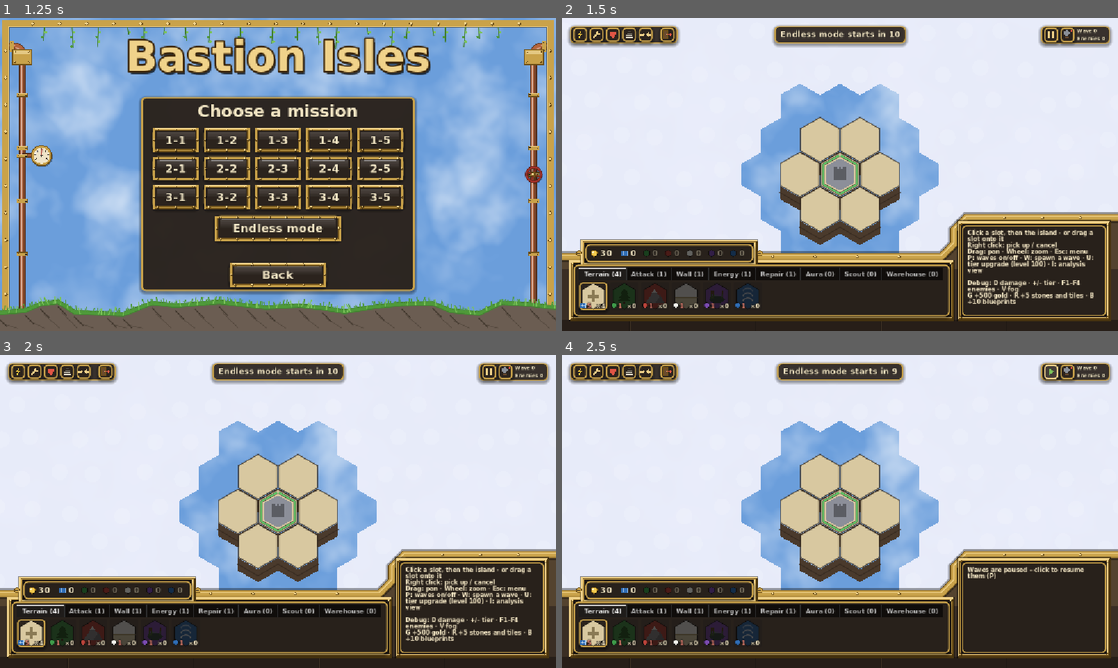
Above: before the commit, frames 1-4 (two rows, left to right).
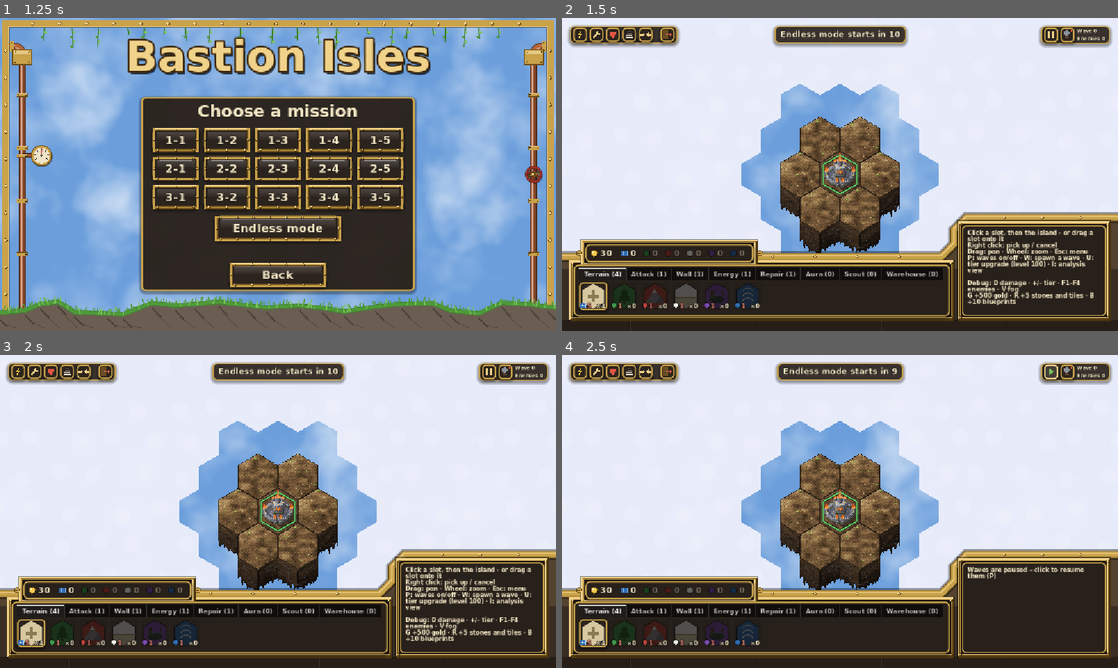
Above: after the commit, the same moments.

Repository: PfeiferSebastian/bastion-isles
Game: Godot game, scene res://scenes/ui/main_menu.tscn
Two runs of this game, one before a commit and one after it. Both use one fixed random seed, a clock stepped at 60 frames per second and the inputs below.
Inputs (mouse positions are in pixels of both pictures, inside the frame that each line leads up to):
- Up to frame 1 (1.25 s): click "Start" at 0.5 s
- Up to frame 2 (1.5 s): click "Endless mode" at 1.25 s
- Up to frame 3 (2 s): no input
- Up to frame 4 (2.5 s): click (1051, 370) at 2.02 s

Frame 1 is identical in both runs. In frame 2, 6.4% of the frame differs, in the area x 39-61%, y 31-76%; in frame 3, 6.4%; in frame 4, 6.4%.

Commit message:
Add pixel-art terrain tiles made in Aseprite
Every biome gets four 56x96 pixel tiles (same layout as the painted
Baumgart set) plus undersides and a castle tile for the HQ, generated by
tools/aseprite/terrain_tiles.lua with editable .aseprite sources.
TerrainArt now uses them, the island view draws them with nearest
filtering at full brightness, mountain buildings are grey stone and
combined buildings let the ground show through.

Co-Authored-By: Claude Opus 5.5 <noreply@anthropic.com>

Diff:
--- a/main.tscn
+++ b/main.tscn
@@ -21,7 +21,7 @@
 
 [node name="IslandView" type="Node2D" parent="."]
 script = ExtResource("3_island")
-texture_filter = 4
+texture_filter = 1
 placeable_scene = ExtResource("4_tower")
 load_saved = true
 
--- a/scripts/island/island_view.gd
+++ b/scripts/island/island_view.gd
@@ -21,10 +21,10 @@
 const GHOST_ALPHA := 0.45
 ## Tint for the art of a tile destroyed in battle.
 const WASTELAND_TINT := Color(0.38, 0.28, 0.22)
-## Interim tier display: biome colours get darker with every tier (light = 0, dark = 7).
+## Interim tier display for the plain coloured hexes: darker with every tier (light = 0, dark = 7).
 const TIER_SHADE_PER_LEVEL := 0.06
-## Base tint for all tile art: slightly muted so towers, rings and overlays stand out.
-const ART_TINT := Color(0.86, 0.86, 0.86)
+## Tile art only darkens slightly with every tier above 1 (the tier label shows the rest).
+const ART_TIER_SHADE := 0.02
 const REPAIR_COLOR := Color("5fd068")
 const HP_RING_SCALE := 0.84
 const HP_RING_WIDTH := 3.0
@@ -404,7 +404,7 @@
 	for coord in ordered:
 		var c := HexMath.to_pixel(coord, hex_size)
 		if art:
-			_canvas.draw_texture_rect(TerrainArt.underside(), TerrainArt.underside_rect(c, hex_size), false)
+			_canvas.draw_texture_rect(TerrainArt.underside(coord), TerrainArt.underside_rect(c, hex_size), false)
 		else:
 			_draw_plain_underside(c)
 	for coord in ordered:
@@ -443,10 +443,10 @@
 	_canvas = self
 
 
-## Fallback without the purchased art: a flat coloured hex (and a drawn keep for the HQ).
+## Fallback without the tile art: a flat coloured hex (and a drawn keep for the HQ).
 func _draw_plain_tile(tile: IslandTile, center: Vector2, shade: Color) -> void:
 	var hex := _offset(_scaled(_hex_points, 0.96), center)
-	var color := Biome.color_of(tile.biome) * Color(shade.r / ART_TINT.r, shade.g / ART_TINT.g, shade.b / ART_TINT.b)
+	var color := Biome.color_of(tile.biome) * (shade if tile.destroyed else Color.WHITE.darkened(TIER_SHADE_PER_LEVEL * tile.tier))
 	_canvas.draw_colored_polygon(hex, color)
 	_canvas.draw_polyline(_closed(hex), Color(0.2, 0.16, 0.12, 0.7), 2.0, true)
 	if tile.is_hq:
@@ -469,9 +469,9 @@
 	_canvas.draw_polyline(PackedVector2Array([p[3] + Vector2(0, h * 0.5), p[2] + Vector2(0, h * 0.5), p[1] + Vector2(0, h * 0.5)]), Color("3a2d22"), 2.0, true)
 
 
-## Tint for a tile's art: darker with every tier (interim tier display).
+## Tint for a tile's art: full brightness at Tier 1, a little darker with every tier above.
 static func tile_shade(tile: IslandTile) -> Color:
-	return ART_TINT.darkened(TIER_SHADE_PER_LEVEL * tile.tier)
+	return Color.WHITE.darkened(ART_TIER_SHADE * (tile.tier - 1))
 
 
 ## Tints every tile for the active overlay (chosen with the HUD's overlay icons).
--- a/scripts/island/terrain_art.gd
+++ b/scripts/island/terrain_art.gd
@@ -1,50 +1,50 @@
 class_name TerrainArt
 extends RefCounted
-## Painted hex tiles for each biome (third-party art, see assets/third_party/hex_terrain_basic).
+## Pixel-art hex tiles for each biome (made in Aseprite by tools/aseprite/terrain_tiles.lua,
+## sources in assets/art/terrain/src).
 ##
-## The art is 256×384: a 256×256 hex sits in the lower part (top vertex at y 128, centre at
-## y 256), the space above lets mountains and trees overlap the row behind. It is drawn
-## stretched onto our regular hex, so it lines up with the grid and the overlays.
+## A tile is 56×96: the pointy-top hex sits in the lower part (top vertex at y 32, centre at
+## y 64), the space above lets trees and peaks overlap the row behind. Same layout as the
+## painted Baumgart set, so it is drawn stretched onto our regular hex and lines up with the
+## grid and the overlays. The island view draws it with nearest filtering to keep the pixels sharp.
 
-const DIR := "res://assets/third_party/hex_terrain_basic/"
+const DIR := "res://assets/art/terrain/"
 const VARIANTS := 4
 
 ## Tile name per biome; each has the variants 00–03.
 const TILE_NAMES := {
 	Biome.Type.NEUTRAL: "hexDirt",
-	Biome.Type.FOREST: "hexForestBroadleaf",
+	Biome.Type.FOREST: "hexForest",
 	Biome.Type.MOUNTAIN: "hexMountain",
-	Biome.Type.PLAINS: "hexDesertDunes",
-	Biome.Type.SWAMP: "hexMarsh",
-	Biome.Type.LAKE: "hexOcean",
+	Biome.Type.PLAINS: "hexDunes",
+	Biome.Type.SWAMP: "hexSwamp",
+	Biome.Type.LAKE: "hexLake",
 }
-## Mountains start as highlands and only become the big snowy mountains from this tier.
+## Mountains start as highlands and only get their peaks from this tier.
 const BIG_MOUNTAIN_TIER := 4
-## Rocky underside drawn below the island's edge tiles.
-const UNDERSIDE := "under/hexUnderDirt00.png"
-## The HQ: a castle on a mountain (sample tile from the same artist, free to use as-is).
-const HQ := "samples/medieval-fantasy_locations/hexMountainCastle00.png"
+## Rocky underside drawn below the island's edge tiles (variants 00–03).
+const UNDERSIDE := "underDirt"
+## The HQ: a dark walled castle on scorched ground.
+const HQ := "hexCastle00.png"
 
-## Plain coloured hexes are drawn even when the purchased art is installed (the art stays
-## available for later: set this to false to use it again).
-static var force_colours := true
+## Plain coloured hexes instead of the tiles (for testing the prototype look).
+static var force_colours := false
 
 static var _cache := {}
 static var _available: Variant = null
 
 
-## True when the purchased tile art is installed. It is not part of the repository; without
-## it the island is drawn as plain coloured hexes, so the project runs for everyone.
+## True when the tiles are there; without them the island is drawn as plain coloured hexes.
 static func available() -> bool:
 	if force_colours:
 		return false
 	if _available == null:
-		_available = ResourceLoader.exists(DIR + "tiles/hexDirt00.png")
+		_available = ResourceLoader.exists(DIR + "hexDirt00.png")
 	return _available
 
 
-## The art for `tile`: the castle for the HQ, otherwise one of its biome's variants,
-## picked stably from the tile's coordinate.
+## The art for `tile`: the castle for the HQ, otherwise one of its biome's variants, picked
+## stably from the tile's coordinate.
 static func for_tile(tile: IslandTile) -> Texture2D:
 	if tile.is_hq:
 		return _load(HQ)
@@ -60,11 +60,11 @@
 
 
 static func variant(name: String, coord: Vector2i) -> Texture2D:
-	return _load("tiles/%s%02d.png" % [name, absi(coord.x * 7 + coord.y * 13) % VARIANTS])
+	return _load("%s%02d.png" % [name, absi(coord.x * 7 + coord.y * 13) % VARIANTS])
 
 
-static func underside() -> Texture2D:
-	return _load(UNDERSIDE)
+static func underside(coord: Vector2i) -> Texture2D:
+	return variant(UNDERSIDE, coord)
 
 
 ## Where to draw a tile so its hex covers the hex of size `hex_size` centred on `center`.
--- a/scripts/objects/tower_art.gd
+++ b/scripts/objects/tower_art.gd
@@ -12,7 +12,7 @@
 const MATERIALS := {
 	Biome.Type.NEUTRAL: [Color("9a958c"), Color("cfc9bc"), Color("4f4b45"), Color("d8b25a")],
 	Biome.Type.FOREST: [Color("7a5230"), Color("a8794c"), Color("3d2814"), Color("7cc35a")],
-	Biome.Type.MOUNTAIN: [Color("9c5a45"), Color("c98a70"), Color("4a2418"), Color("ff9d4a")],
+	Biome.Type.MOUNTAIN: [Color("6f7178"), Color("a3a5ab"), Color("2f3137"), Color("ff9d4a")],
 	Biome.Type.PLAINS: [Color("e6e0cf"), Color("ffffff"), Color("8f8670"), Color("8fd3ff")],
 	Biome.Type.SWAMP: [Color("4d3a5c"), Color("7a6190"), Color("21162b"), Color("9be05a")],
 	Biome.Type.LAKE: [Color("4f7fa8"), Color("8db8d8"), Color("1f3a55"), Color("7fe8e0")],
@@ -59,7 +59,12 @@
 	var biome: Biome.Type = art.biome
 	var m: Array = MATERIALS.get(biome, MATERIALS[Biome.Type.NEUTRAL])
 	var platform: PackedVector2Array = art.platform
-	if platform.size() >= 3:
+	if platform.size() >= 3 and TerrainArt.available():
+		# With tile art the ground shows through: only the platform's rim and rivets.
+		ci.draw_polyline(platform + PackedVector2Array([platform[0]]), Color(m[2], 0.8), 2.0, true)
+		for p in platform:
+			SteamParts.rivet(ci, p + (art.center - p).normalized() * 5.0, 2.0)
+	elif platform.size() >= 3:
 		ci.draw_colored_polygon(_shifted(platform, Vector2(2, 3)), SHADOW)
 		ci.draw_colored_polygon(platform, m[2])
 		var floor_poly := GroupShape.inset(platform, 2.5)
Binary file added: assets/art/terrain/hexCastle00.png
Not shown, added: assets/art/terrain/hexCastle00.png.import
Binary file added: assets/art/terrain/hexDirt00.png
Not shown, added: assets/art/terrain/hexDirt00.png.import
Binary file added: assets/art/terrain/hexDirt01.png
Not shown, added: assets/art/terrain/hexDirt01.png.import
Binary file added: assets/art/terrain/hexDirt02.png
Not shown, added: assets/art/terrain/hexDirt02.png.import
Binary file added: assets/art/terrain/hexDirt03.png
Not shown, added: assets/art/terrain/hexDirt03.png.import
Binary file added: assets/art/terrain/hexDunes00.png
Not shown, added: assets/art/terrain/hexDunes00.png.import
(and 88 more such lines)
